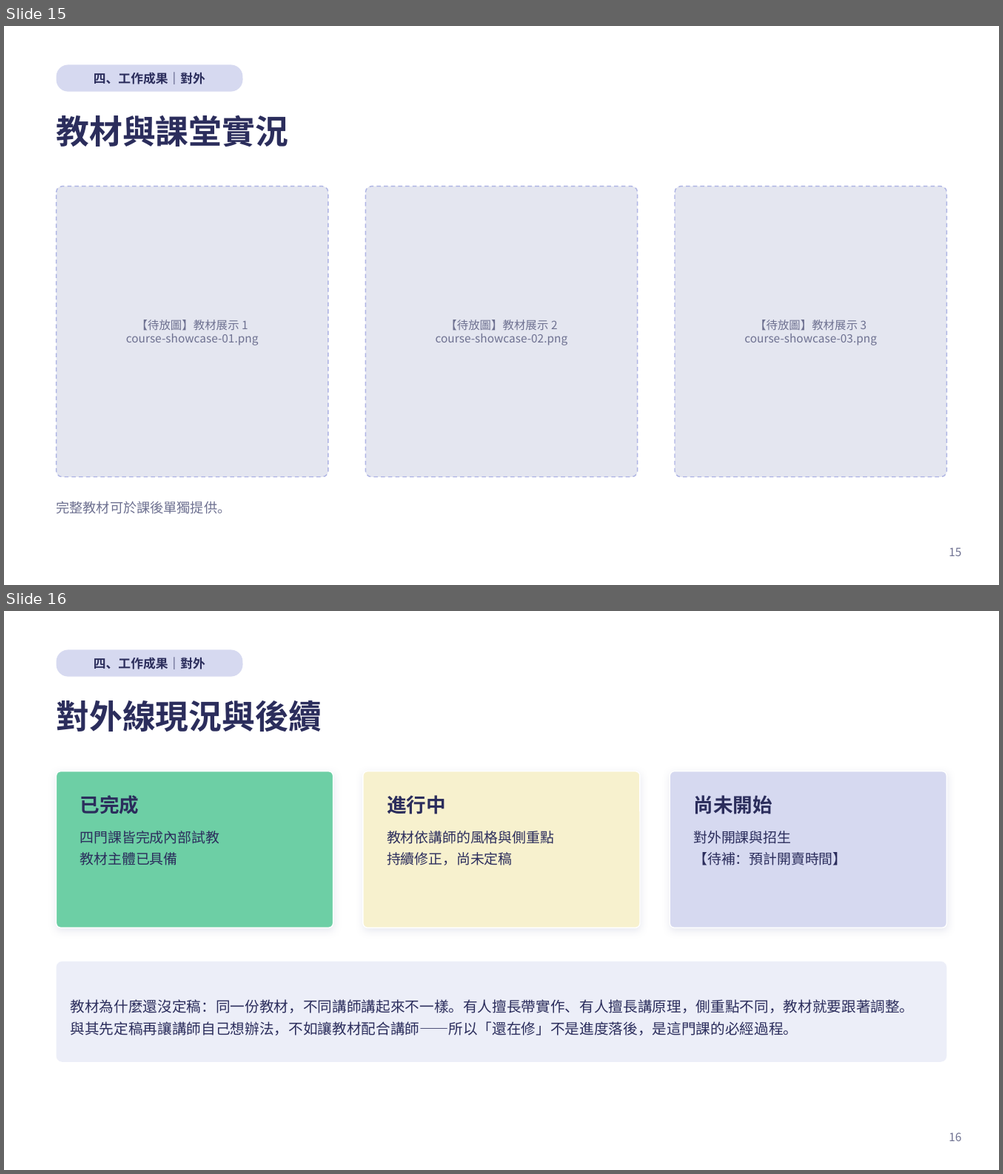
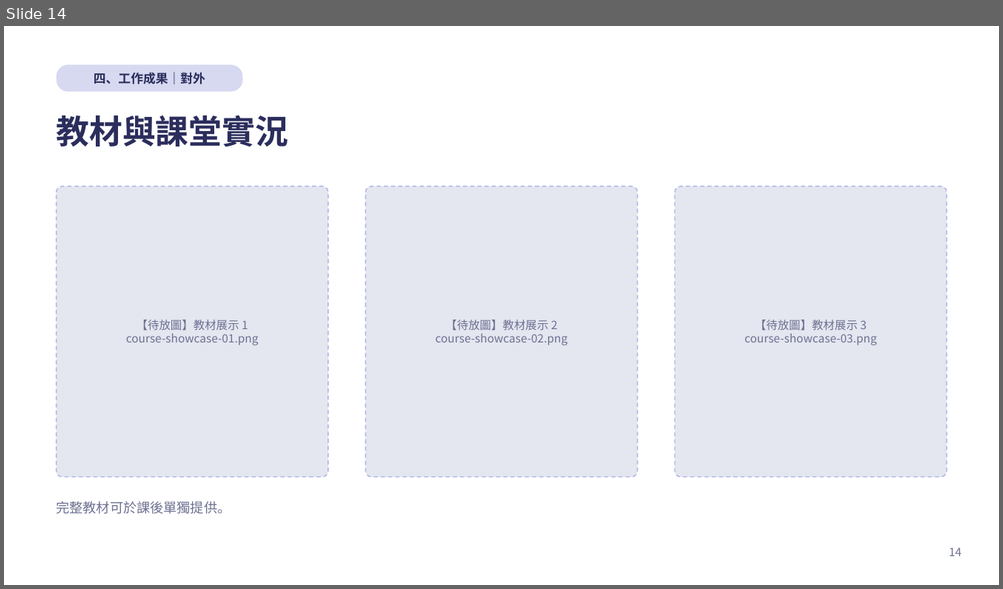
Before and after one commit to kirihuang-bit/freshman-report, a slide deck: 黃家朗新人報告.pptx. Shown one above the other, each under a label of ours: slides 15 and 16 before the commit, slide 14 after it. The pictures are 1003x1174 and 1003x589 pixels, drawn with LibreOffice and Linux fonts; fonts in the diff are those of the drawing. Boxes give left, top, right and bottom in pixels: in the first picture for what was removed or moved away, otherwise in the second. Text is boxed around its words. In the diff, an @@ line names an element or a change of style, - is before the commit and + after.

```diff
--- a/黃家朗新人報告.pptx
+++ b/黃家朗新人報告.pptx
@@ slide 16 removed at [4,611,999,1170], background #FFFFFF @@
@@ rounded rectangle removed at [57,649,243,677] @@
-四、工作成果｜對外
@@ text removed at [57,701,322,732] @@
-對外線現況與後續
@@ rounded rectangle removed at [57,772,333,928] @@
@@ rounded rectangle removed at [363,772,640,928] @@
@@ rounded rectangle removed at [669,772,946,928] @@
@@ text removed at [80,795,139,815] @@
-已完成
@@ text removed at [387,795,446,815] @@
-進行中
@@ text removed at [694,795,772,815] @@
-尚未開始
@@ text removed at [80,831,219,866] @@
-四門課皆完成內部試教
-教材主體已具備
@@ text removed at [387,831,554,866] @@
-教材依講師的風格與側重點
-持續修正，尚未定稿
@@ text removed at [694,831,847,866] @@
-對外開課與招生
-【待補：預計開賣時間】
@@ rounded rectangle removed at [57,962,946,1062] @@
-教材為什麼還沒定稿：同一份教材，不同講師講起來不一樣。有人擅長帶實作、有人擅長講原理，側重點不同，教材就要跟著調整。與其先定稿再讓講師自己想辦法，不如讓教材配合講師——所以「還在修」不是進度落後，是這門課的必經過程。
@@ text removed at [948,1133,961,1142] @@
-16
@@ what was slide 15 is now slide 14 @@
@@ page number at [948,548,961,557]: text changed @@
-15
+14
```
Also in this commit, not shown: 13 slides changed, 3 other slides removed, 3 other files.
